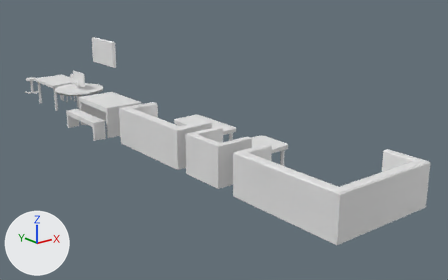
What one commit did to the Blender file INB Resources/Raw Assets/Blender/Tables and Chairs.blend.
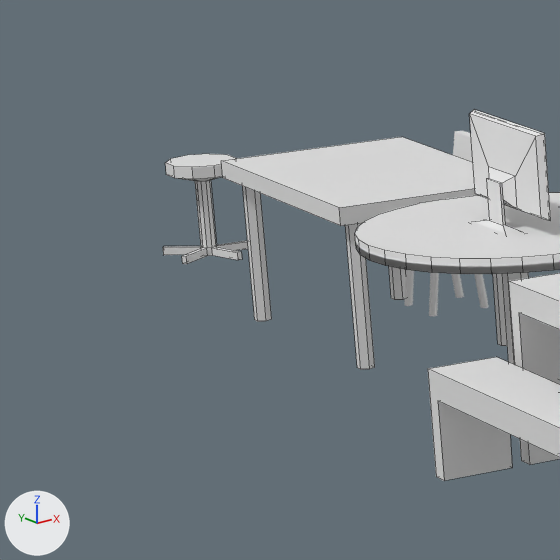
Each version appears first whole from a 50 mm camera at (-9.8, -25.3, 5.98) aimed at (2.14, -10.37, 0.01), and next in a close-up on the part from 0% to 19% of the width and 19% to 50% of the height. Arrows for +X, +Y and +Z are at lower left; the lights stay in place. The close-ups show mesh edges as thin lines.

The older version as bpy lines, for what is in view:
```python
me_cube_011 = bpy.data.meshes.new('Cube.011')
me_cube_011.from_pydata(...)  # 56 vertices, 34 faces; spans x -1.0..1.0, y -1.02..0.98, z -0.53..0.47
me_cylinder = bpy.data.meshes.new('Cylinder')
me_cylinder.from_pydata(...)  # 84 vertices, 47 faces; spans x -0.8..0.8, y -0.8..0.8, z -15.7..3.5
me_cylinder_004 = bpy.data.meshes.new('Cylinder.004')
me_cylinder_004.from_pydata(...)  # 70 vertices, 62 faces; spans x -0.5..0.596, y -0.576..0.576, z -0.281..0.277
ob_atrium_desk = bpy.data.objects.new('Atrium Desk', me_cube_011)
ob_atrium_desk.location = (0.0, -2.684, 0.529)
ob_atrium_desk.scale = (0.587, 0.858, 1.0)
ob_cylinder_001 = bpy.data.objects.new('Cylinder.001', me_cylinder_004)
ob_cylinder_001.location = (0.0, 0.0, 0.316)
ob_cylinder_001.scale = (0.499, 0.499, 1.13)
ob_round_table = bpy.data.objects.new('Round Table', me_cylinder)
ob_round_table.location = (0.0, -4.57, 0.816)
ob_round_table.scale = (1.03, 1.03, 0.0517)
# also in view: 'Chair' at (0.63, -2.3, 0.52); 'Bench with Table' at (0.0, -6.84, 0.5); 'Monitor' at (-0.06, -4.57, 1.29)
```
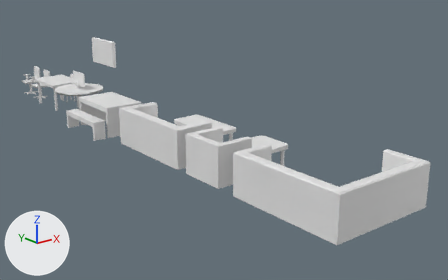
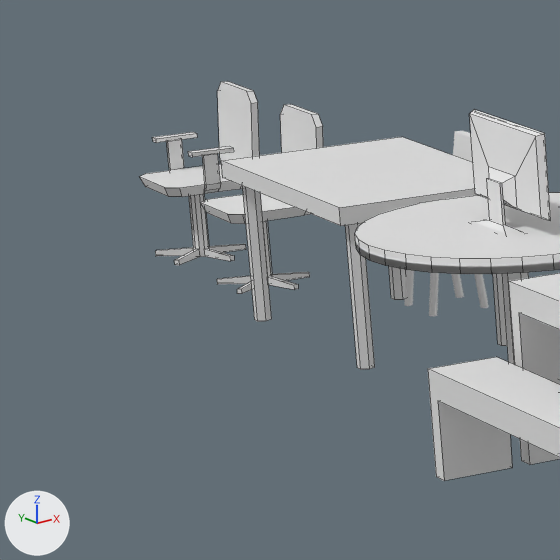
Location of each change, [x1, y1, x2, y2] in pixels of the close-ups (560 x 560 px):
'Office Chair With Arms', added: after [140, 81, 259, 265]
'Office Chair No arms', added: after [201, 104, 323, 294]
'Cylinder.001', deleted: before [163, 154, 248, 264]

The change, as a list of edits to the scene's bpy script:
```text
Add me_cylinder_001:
    me_cylinder_001.from_pydata(...)  # 134 vertices, 91 faces, 8 loose edges; spans x -0.678..0.626, y -0.663..0.66, z -0.275..0.688
Add me_cylinder_004_1:
    me_cylinder_004_1.from_pydata(...)  # 78 vertices, 61 faces; spans x -0.678..0.626, y -0.576..0.577, z -0.275..0.688
Remove ob_cylinder_001:
    ob_cylinder_001 = bpy.data.objects.new('Cylinder.001', me_cylinder_004)
    ob_cylinder_001.location = (0.0, 0.0, 0.316)
    ob_cylinder_001.scale = (0.499, 0.499, 1.13)
Add ob_office_chair_with_arms:
    ob_office_chair_with_arms = bpy.data.objects.new('Office Chair With Arms', me_cylinder_001)
    ob_office_chair_with_arms.location = (0.0, 0.0, 0.31)
    ob_office_chair_with_arms.scale = (0.499, 0.499, 1.13)
Add ob_office_chair_no_arms:
    ob_office_chair_no_arms = bpy.data.objects.new('Office Chair No arms', me_cylinder_004_1)
    ob_office_chair_no_arms.location = (0.0, -1.018, 0.31)
    ob_office_chair_no_arms.scale = (0.499, 0.499, 1.13)
```
